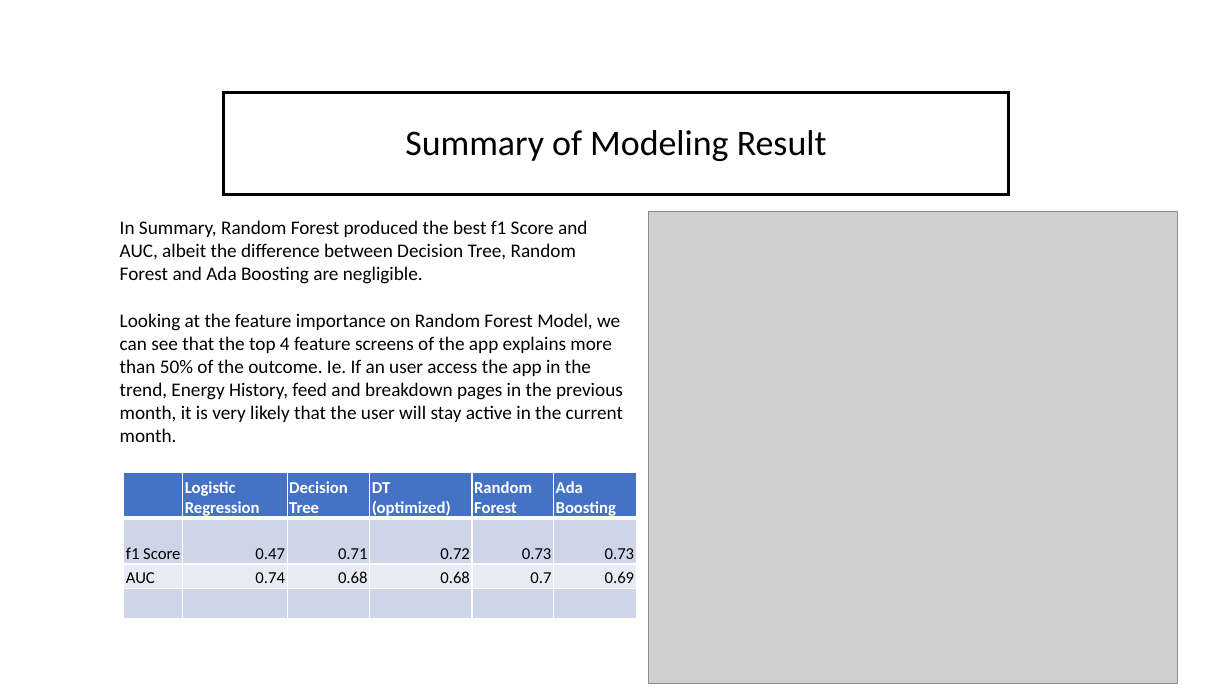
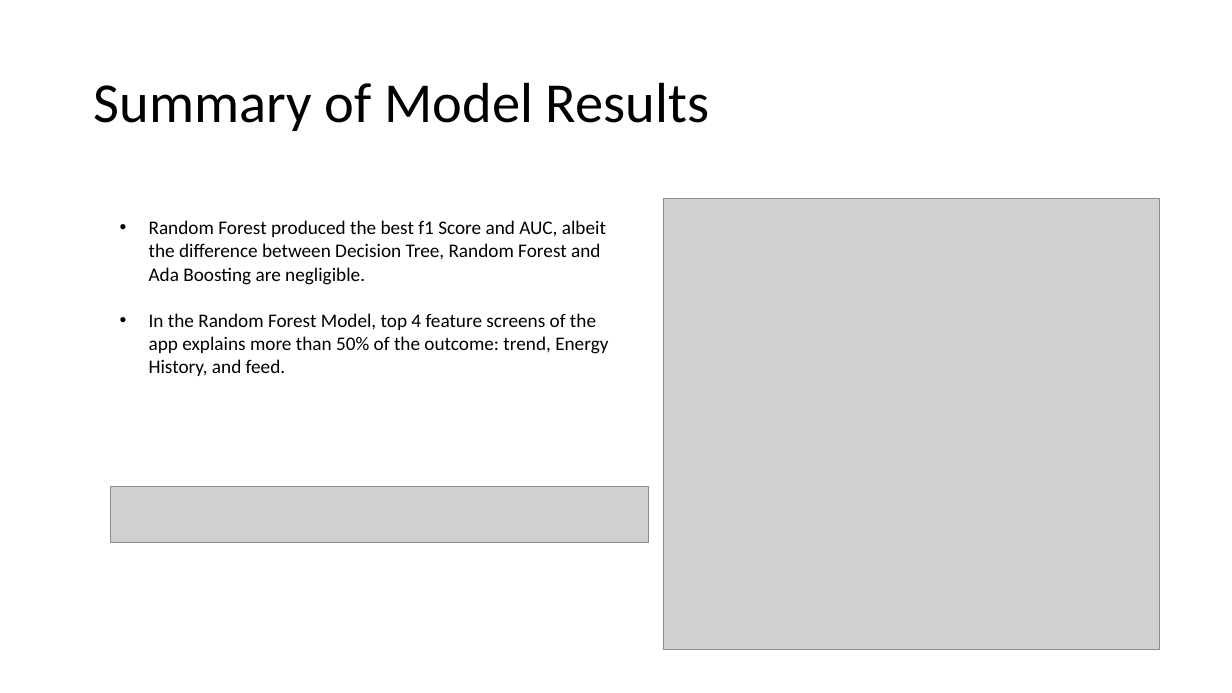
Before and after one commit to alexxlu/dsc-3-final-project-online-ds-pt-100118, a slide deck: slide 10 of Project3 Presentation.pptx. Drawn at 1232x693 pixels with LibreOffice and Linux fonts; fonts in the diff are those of the drawing; grey boxes stand for pictures. Boxes give left, top, right and bottom in pixels: in the first picture for what was removed or moved away, otherwise in the second. Text is boxed around its words. In the diff, an @@ line names an element or a change of style, - is before the commit and + after.

```diff
--- a/Project3 Presentation.pptx
+++ b/Project3 Presentation.pptx
@@ title added at (94, 82, 709, 131), 44 pt, text #000000 @@
+Summary of Model Results
@@ title removed at (224, 92, 1009, 195) @@
-Summary of Modeling Result
@@ picture: place and size @@
-picture at (648, 211, 1177, 684)
+picture at (665, 198, 1160, 650)
@@ text at (149, 220, 608, 376): text changed @@
-In Summary, Random Forest produced the best f1 Score and AUC, albeit the difference between Decision Tree, Random Forest and Ada Boosting are negligible.
-Looking at the feature importance on Random Forest Model, we can see that the top 4 feature screens of the app explains more than 50% of the outcome. Ie. If an user access the app in the trend, Energy History, feed and breakdown pages in the previous month, it is very likely that the user will stay active in the current month.
+• Random Forest produced the best f1 Score and AUC, albeit the difference between Decision Tree, Random Forest and Ada Boosting are negligible.
+• In the Random Forest Model, top 4 feature screens of the app explains more than 50% of the outcome: trend, Energy History, and feed.
@@ table removed at (124, 472, 636, 618), 4 rows, 6 columns @@
- | Logistic Regression | Decision Tree | DT (optimized) | Random Forest | Ada Boosting
-f1 Score | 0.47 | 0.71 | 0.72 | 0.73 | 0.73
-AUC | 0.74 | 0.68 | 0.68 | 0.7 | 0.69
- |  |  |  |  | 
@@ picture added at (111, 487, 649, 543) @@
```
Also in this commit, not shown: 7 other slides changed, 1 slide added, 1 slide removed, 19 other files.
